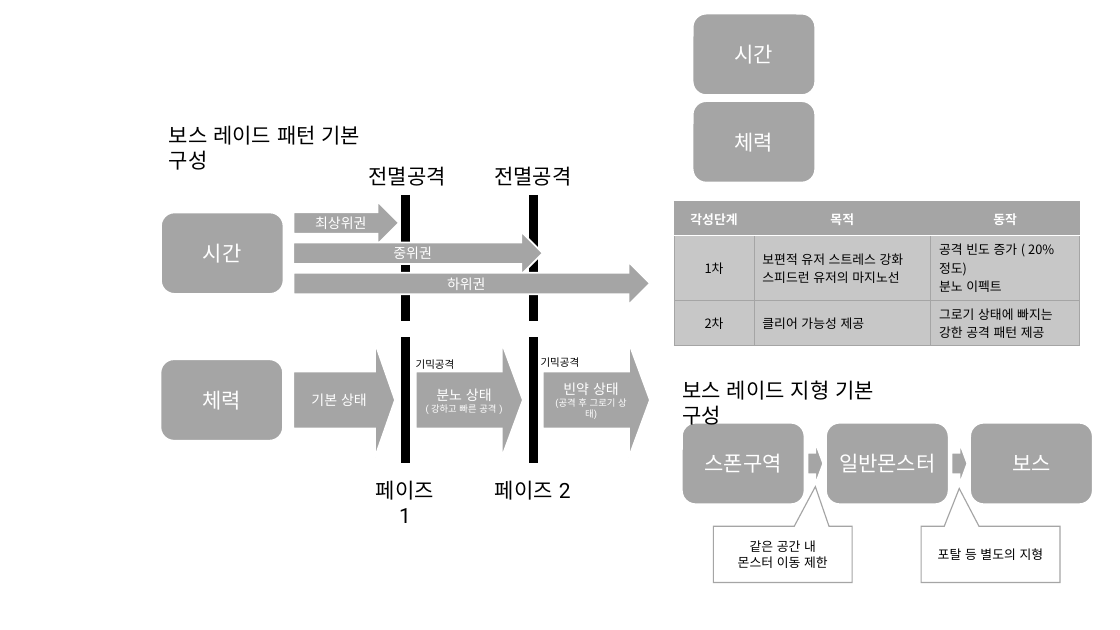
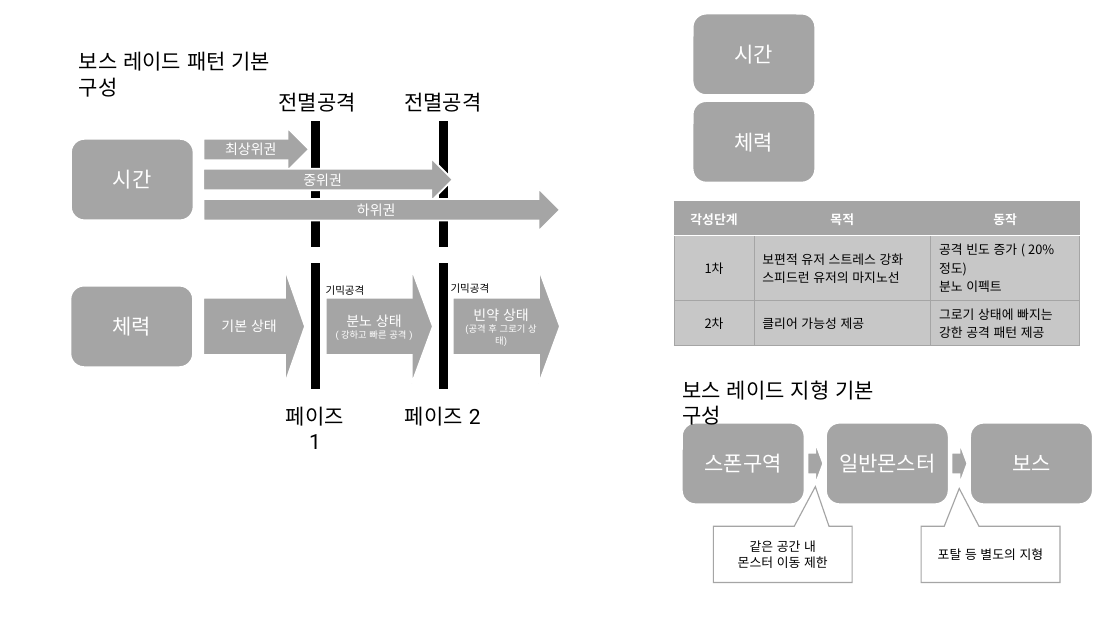
Before and after one commit to haein0303/AlgaeEater, a slide deck: slide 2 of Document/Source/[2]보스 콘텐츠 시스템 UI.pptx. Drawn at 1120x630 pixels with LibreOffice and Linux fonts; fonts in the diff are those of the drawing. Boxes give left, top, right and bottom in pixels: in the first picture for what was removed or moved away, otherwise in the second. Text is boxed around its words. In the diff, an @@ line names an element or a change of style, - is before the commit and + after.

```diff
--- a/Document/Source/[2]보스 콘텐츠 시스템 UI.pptx
+++ b/Document/Source/[2]보스 콘텐츠 시스템 UI.pptx
@@ 7 texts, 6 right arrows, 4 lines, 2 rounded rectangles: place and size @@
-7 texts, 6 right arrows, 4 lines, 2 rounded rectangles at (160, 125, 650, 523)
+7 texts, 6 right arrows, 4 lines, 2 rounded rectangles at (71, 51, 560, 449)
```
Also in this commit, not shown: 1 other slide changed, 2 slides added, 8 other files.
